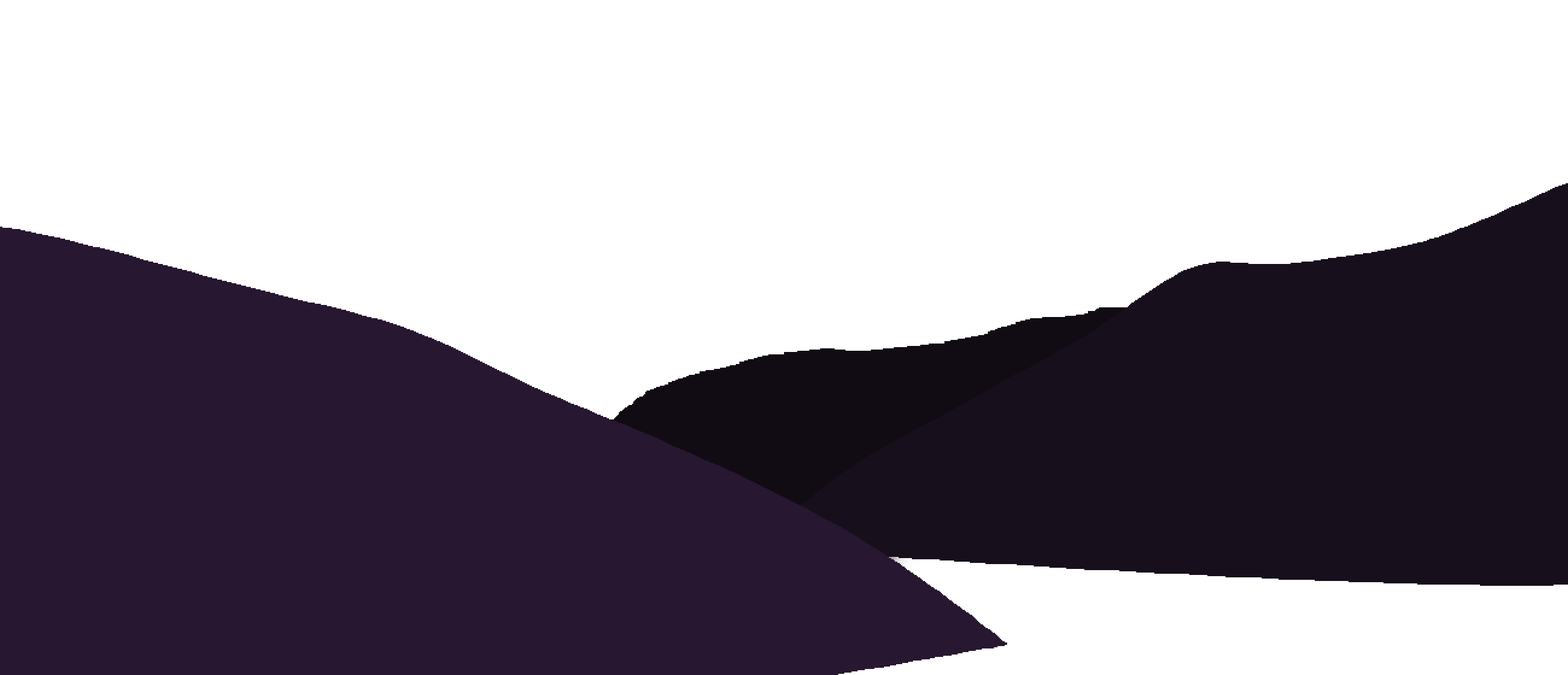
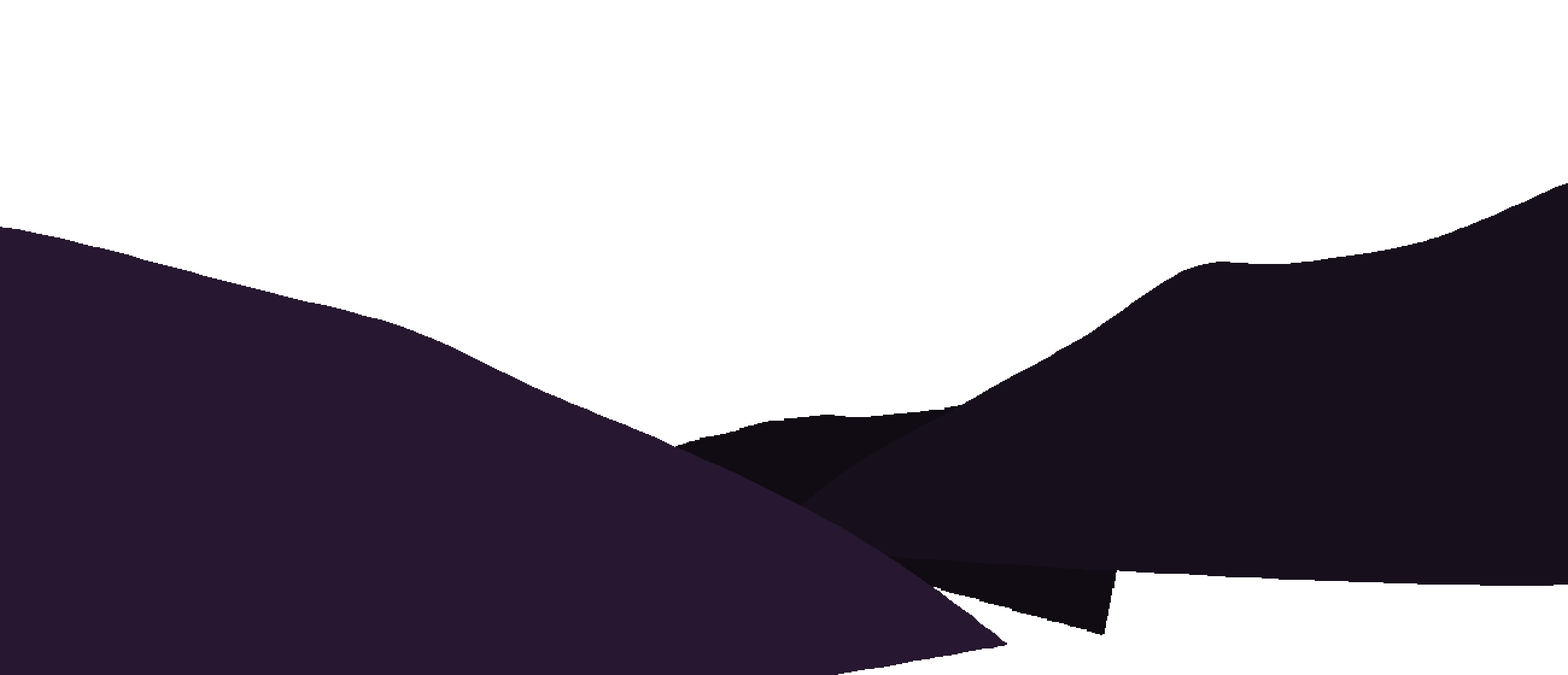
The second 1568x675 image is a revision of the first. Changes to its layers:
painted on "HILL_0_COMP" (1st of 2) over [612, 307, 1126, 636]
